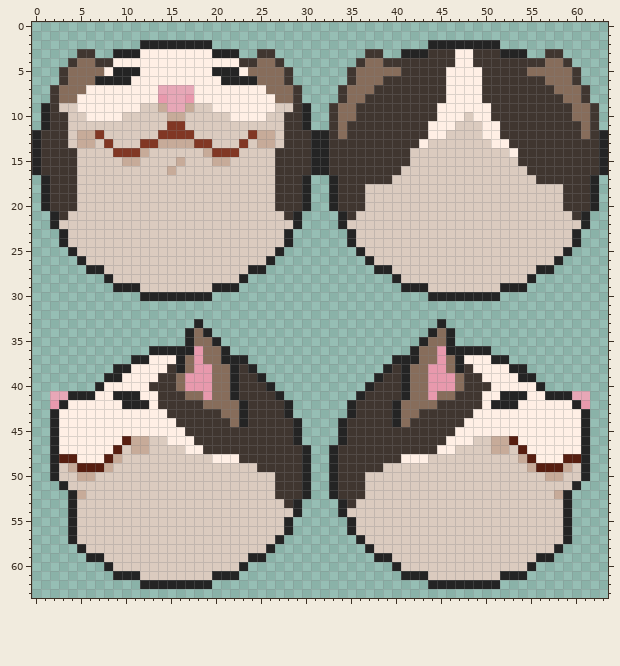
A pixel-art sprite gets an edit: Resources/Textures/_White/Ghosts/ckey/gavrik-ghost.rsi/animated.png. Above is the file before it was changed.
The file is 64x64 pixels.
New version:
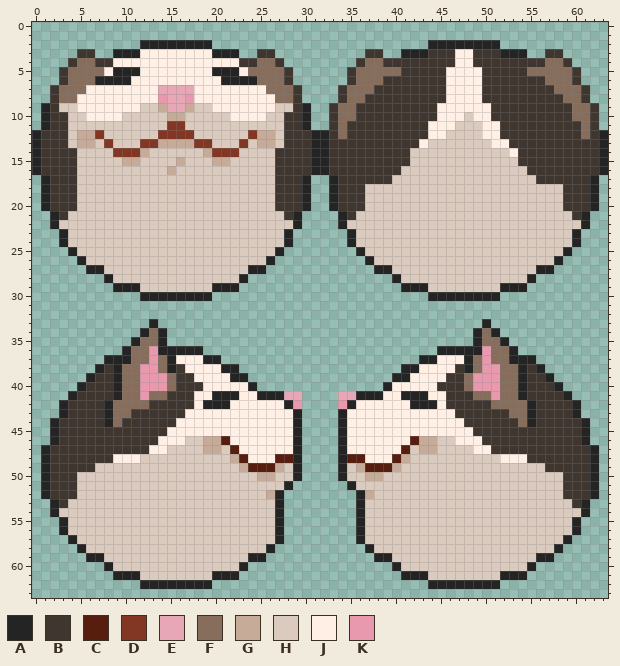
Palette (. is transparent): A #242424  B #403630  C #571e10  D #813724  E #e7a7b7  F #876d5b  G #c7ab99  H #dbcbbf  J #ffefe5  K #e899ad
Edits made:
Changed rows in their new state; - is an unchanged pixel.
first column x 1:
33 ------------A----.--------------------------.----A------------
34 -----------AFA--...------------------------...--AFA-----------
35 ----------AFFA--....----------------------....--AFFA----------
36 ---------AFFK----A...--------------------...A----KFFA---------
37 -------AAAFFKFAJJJAA...----------------...AAJJJAFKFFAAA-------
38 ------AB-FFKKFABJJJJA-..--------------..-AJJJJBAFKKFF-BA------
39 -----ABB-FFKKKFBBJJJJ-A..------------..A-JJJJBBFKKKFF-BBA-----
40 ----ABBBAFFKKKFBBBJJJJJA..----------..AJJJJJBBBFKKKFFABBBA----
41 -..-BBBB-FFKFF--BJJAA-JJAA-EE----EE-AAJJ-AAJJB--FFKFF-BBBB-..-
42 -.-BBBBAFFFFB----JAAAJJJJJJ-K----K-JJJJJJAAAJ----BFFFFABBBB-.-
43 -.ABBBBAFFBBBB--JJJJJJJJJJJJA----AJJJJJJJJJJJJ--BBBBFFABBBBA.-
44 --BBBBBAFBBBBBBJJJJJJJJJJJJJ------JJJJJJJJJJJJJBBBBBBFABBBBB--
45 --BBBBBBBBBBBB--JJJJJJJJJJJJ------JJJJJJJJJJJJ--BBBBBBBBBBBB--
46 --BBBBBBBBBBBJ--HHGGCJJJJJJJ------JJJJJJJCGGHH--JBBBBBBBBBBB--
47 ABBBBBBBBBBBJJ--HHGGHCJJJJJJA.--.AJJJJJJCHGGHH--JJBBBBBBBBBBBA
48 ABBBBBBBJJJ--------HHGCJJJCCA.--.ACCJJJCGHH--------JJJBBBBBBBA
49 ABBBBBHH--------------GCCCGHA.--.AHGCCCG--------------HHBBBBBA
50 ABBBHH------------------GGHHA.--.AHHGG------------------HHBBBA
51 ABBB----------------------HA..--..AH----------------------BBBA
52 ABBBH--------------------GA...--...AG--------------------HBBBA
53 -ABH----------------------A..----..A----------------------HBA-
54 -AHH----------------------A..----..A----------------------HHA-
55 --AH----------------------A.------.A----------------------HA--
56 --AH----------------------A.------.A----------------------HA--
Changed places in both pictures, as pixel boxes (x1, y1, x2, y2):
changed: (41, 319, 599, 535)
